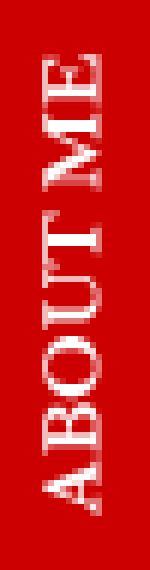
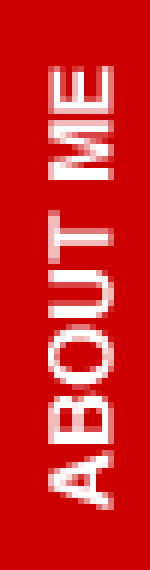
Before/after of a 150 x 570 layered artwork. What changed in the layer stack:
painted on "ABOUT ME" over [42, 54, 114, 516]
